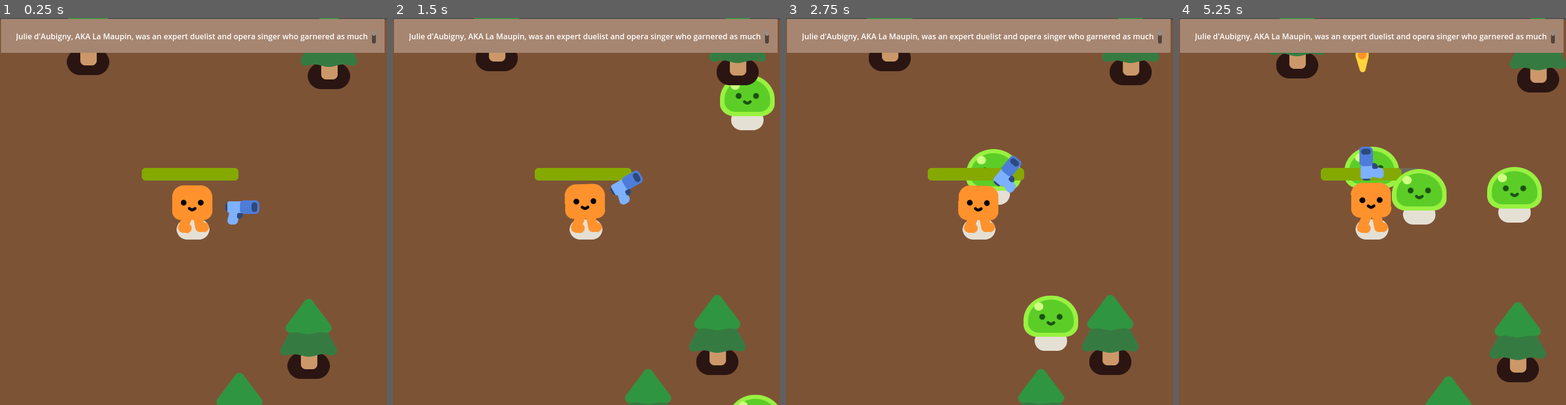
Above: before the commit, frames 1-4 (left to right).
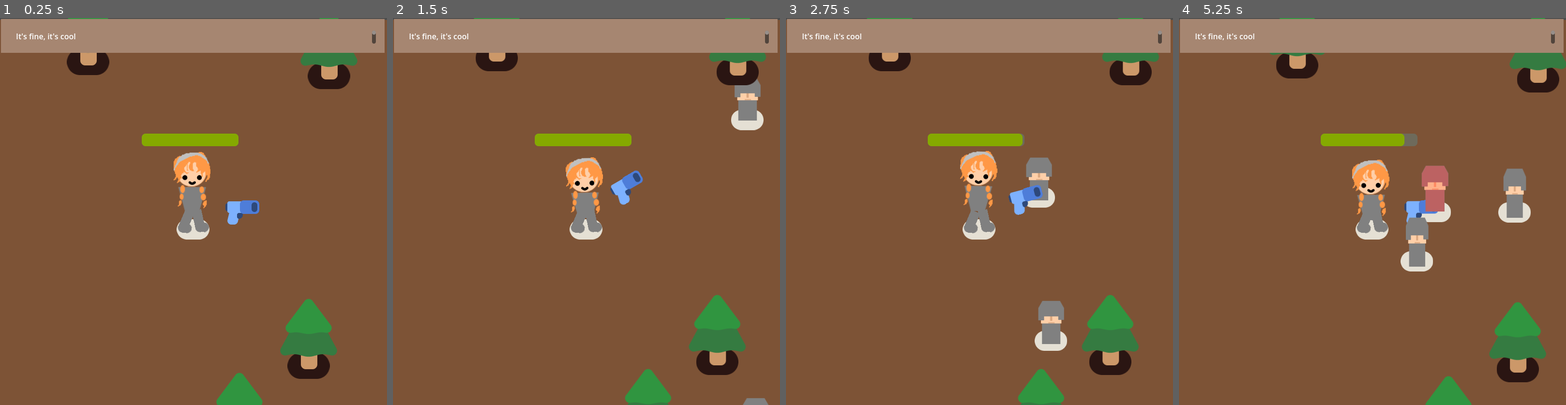
Above: after the commit, the same moments.

Repository: Ihmayor/journey_of_godot
Game: Godot game, scene res://SurvivorGame.tscn
Same seed, same stepped clock (60 frames per second), same inputs: the game is played once before the commit and once after it.
Inputs (mouse positions are in pixels of both pictures, inside the frame that each line leads up to):
- Up to frame 1 (0.25 s): no input
- Up to frame 2 (1.5 s): tap Enter at 0.5, 0.6 s; move the mouse to (671, 192) at 0.52 s; move the mouse to (509, 230) at 1.27 s; right-click (509, 230) at 1.35 s
- Up to frame 3 (2.75 s): tap Enter at 1.55, 2.3 s; move the mouse to (1018, 126) at 2.02 s; press the mouse at (1018, 126) at 2.03 s
- Up to frame 4 (5.25 s): move the mouse to (1353, 288) at 2.77 s; release the mouse at (1353, 288) at 2.78 s; tap Enter at 2.85, 3.6, 4.55 s; move the mouse to (1488, 269) at 3.52 s; move the mouse to (1256, 153) at 4.27 s; right-click (1256, 153) at 4.35 s; move the mouse to (1391, 211) at 5.02 s; press the mouse at (1391, 211) at 5.03 s

The runs differ from the first frame. In frame 1, 3.6% of the frame differs, in the area x 4-98%, y 4-56%; in frame 2, 4.9%; in frame 3, 6.6%; in frame 4, 8.0%, in the area x 4-98%, y 4-66%.

Commit message:
Corrected some update logic in health bar. Added lyrics instead of bio

Diff:
--- a/characters/happy_boo/happy_boo.tscn
+++ b/characters/happy_boo/happy_boo.tscn
@@ -3,9 +3,9 @@
 [ext_resource type="Script" path="res://characters/happy_boo/happy_boo.gd" id="1_kg7lb"]
 [ext_resource type="Texture2D" uid="uid://b7rhtttevhxtj" path="res://characters/ground_shadow.png" id="2_62bos"]
 [ext_resource type="Texture2D" uid="uid://ng8e5ot0dtpd" path="res://characters/happy_boo/square_foot.png" id="3_186qq"]
+[ext_resource type="Texture2D" uid="uid://bhx8p244rfgko" path="res://Roan.png" id="3_nqxat"]
 [ext_resource type="Texture2D" uid="uid://dhapxq8y8ow57" path="res://characters/happy_boo/square_lower_leg.png" id="4_plnsd"]
 [ext_resource type="Texture2D" uid="uid://qmqpm6asge1i" path="res://characters/happy_boo/square_upper_leg.png" id="5_q2t1e"]
-[ext_resource type="Texture2D" uid="uid://cksiu5gst6fmp" path="res://characters/happy_boo/square_body.png" id="6_w3ck4"]
 [ext_resource type="Texture2D" uid="uid://cvs0lh814pk7h" path="res://characters/happy_boo/square_face.png" id="7_h5h8s"]
 
 [sub_resource type="Animation" id="Animation_hed62"]
@@ -157,7 +157,7 @@
 tracks/12/type = "value"
 tracks/12/imported = false
 tracks/12/enabled = true
-tracks/12/path = NodePath("Colorizer/SquareBody:position")
+tracks/12/path = NodePath("SquareBody:position")
 tracks/12/interp = 1
 tracks/12/loop_wrap = true
 tracks/12/keys = {
@@ -169,7 +169,7 @@
 tracks/13/type = "value"
 tracks/13/imported = false
 tracks/13/enabled = true
-tracks/13/path = NodePath("Colorizer/SquareBody:rotation")
+tracks/13/path = NodePath("SquareBody:rotation")
 tracks/13/interp = 1
 tracks/13/loop_wrap = true
 tracks/13/keys = {
@@ -181,7 +181,7 @@
 tracks/14/type = "value"
 tracks/14/imported = false
 tracks/14/enabled = true
-tracks/14/path = NodePath("Colorizer/SquareBody/SquareFace:position")
+tracks/14/path = NodePath("SquareBody/SquareFace:position")
 tracks/14/interp = 1
 tracks/14/loop_wrap = true
 tracks/14/keys = {
@@ -193,7 +193,7 @@
 tracks/15/type = "value"
 tracks/15/imported = false
 tracks/15/enabled = true
-tracks/15/path = NodePath("Colorizer/SquareBody/SquareFace:rotation")
+tracks/15/path = NodePath("SquareBody/SquareFace:rotation")
 tracks/15/interp = 1
 tracks/15/loop_wrap = true
 tracks/15/keys = {
@@ -353,19 +353,19 @@
 tracks/12/type = "value"
 tracks/12/imported = false
 tracks/12/enabled = true
-tracks/12/path = NodePath("Colorizer/SquareBody:position")
+tracks/12/path = NodePath("SquareBody:position")
 tracks/12/interp = 1
 tracks/12/loop_wrap = true
 tracks/12/keys = {
-"times": PackedFloat32Array(0, 0.4, 0.8),
-"transitions": PackedFloat32Array(0.466516, 0.189465, 1),
-"update": 0,
-"values": [Vector2(-1.73067, -36.6061), Vector2(-1.731, -32), Vector2(-1.731, -38)]
+"times": PackedFloat32Array(0, 0.433333),
+"transitions": PackedFloat32Array(0.466516, 0.189465),
+"update": 0,
+"values": [Vector2(-1.731, -50), Vector2(-1.731, -70)]
 }
 tracks/13/type = "value"
 tracks/13/imported = false
 tracks/13/enabled = true
-tracks/13/path = NodePath("Colorizer/SquareBody:rotation")
+tracks/13/path = NodePath("SquareBody:rotation")
 tracks/13/interp = 1
 tracks/13/loop_wrap = true
 tracks/13/keys = {
@@ -377,19 +377,19 @@
 tracks/14/type = "value"
 tracks/14/imported = false
 tracks/14/enabled = true
-tracks/14/path = NodePath("Colorizer/SquareBody/SquareFace:position")
+tracks/14/path = NodePath("SquareBody/SquareFace:position")
 tracks/14/interp = 1
 tracks/14/loop_wrap = true
 tracks/14/keys = {
 "times": PackedFloat32Array(0),
 "transitions": PackedFloat32Array(1),
 "update": 0,
-"values": [Vector2(0, -17)]
+"values": [Vector2(0, -26.265)]
 }
 tracks/15/type = "value"
 tracks/15/imported = false
 tracks/15/enabled = true
-tracks/15/path = NodePath("Colorizer/SquareBody/SquareFace:rotation")
+tracks/15/path = NodePath("SquareBody/SquareFace:rotation")
 tracks/15/interp = 1
 tracks/15/loop_wrap = true
 tracks/15/keys = {
@@ -551,19 +551,19 @@
 tracks/12/type = "value"
 tracks/12/imported = false
 tracks/12/enabled = true
-tracks/12/path = NodePath("Colorizer/SquareBody:position")
+tracks/12/path = NodePath("SquareBody:position")
 tracks/12/interp = 1
 tracks/12/loop_wrap = true
 tracks/12/keys = {
 "times": PackedFloat32Array(0),
 "transitions": PackedFloat32Array(1),
 "update": 0,
-"values": [Vector2(-1.73067, -36.6061)]
+"values": [Vector2(-1.731, -50)]
 }
 tracks/13/type = "value"
 tracks/13/imported = false
 tracks/13/enabled = true
-tracks/13/path = NodePath("Colorizer/SquareBody:rotation")
+tracks/13/path = NodePath("SquareBody:rotation")
 tracks/13/interp = 1
 tracks/13/loop_wrap = true
 tracks/13/keys = {
@@ -598,8 +598,20 @@
 texture = ExtResource("2_62bos")
 metadata/_edit_lock_ = true
 
+[node name="SquareBody" type="Sprite2D" parent="."]
+position = Vector2(-1.73067, -36.6061)
+rotation = -0.0250386
+scale = Vector2(1.36339, 1.37179)
+texture = ExtResource("3_nqxat")
+offset = Vector2(0, -23)
+
+[node name="SquareFace" type="Sprite2D" parent="SquareBody"]
+position = Vector2(0, -17)
+scale = Vector2(0.609606, 0.609606)
+texture = ExtResource("7_h5h8s")
+
 [node name="Colorizer" type="Node2D" parent="."]
-modulate = Color(1, 0.572549, 0.176471, 1)
+modulate = Color(0.501961, 0.501961, 0.501961, 1)
 
 [node name="SquareUpperLegL" type="Sprite2D" parent="Colorizer"]
 position = Vector2(-10.6303, -27.3998)
@@ -637,15 +649,3 @@
 rotation = -2.92296
 texture = ExtResource("3_186qq")
 offset = Vector2(-4, 0)
-
-[node name="SquareBody" type="Sprite2D" parent="Colorizer"]
-position = Vector2(-1.73067, -36.6061)
-rotation = -0.0250386
-scale = Vector2(0.9842, 0.990263)
-texture = ExtResource("6_w3ck4")
-offset = Vector2(0, -23)
-
-[node name="SquareFace" type="Sprite2D" parent="Colorizer/SquareBody"]
-position = Vector2(0, -17)
-texture = ExtResource("7_h5h8s")
-metadata/_edit_lock_ = true
--- a/characters/slime/slime.tscn
+++ b/characters/slime/slime.tscn
@@ -1,11 +1,9 @@
-[gd_scene load_steps=12 format=3 uid="uid://ogik4s70pgwl"]
-
-[ext_resource type="Texture2D" uid="uid://dvgfmy6vtvjji" path="res://characters/slime/slime_body.png" id="1_3j35h"]
+[gd_scene load_steps=10 format=3 uid="uid://ogik4s70pgwl"]
+
 [ext_resource type="Script" path="res://characters/slime/slime.gd" id="1_87y5x"]
 [ext_resource type="Texture2D" uid="uid://b7rhtttevhxtj" path="res://characters/ground_shadow.png" id="1_cq7ej"]
-[ext_resource type="Texture2D" uid="uid://c078jrp2yvc4s" path="res://characters/slime/slime_face.png" id="2_ygydt"]
-[ext_resource type="Texture2D" uid="uid://btbxea1f3vwot" path="res://characters/slime/slime_body_hurt.png" id="4_0qu0c"]
-[ext_resource type="Texture2D" uid="uid://cai2ijnbypqtr" path="res://characters/slime/slime_hurt_eyes.png" id="4_hi70h"]
+[ext_resource type="Texture2D" uid="uid://bttcejcha64d5" path="res://knight.png" id="3_wywnx"]
+[ext_resource type="Texture2D" uid="uid://c7g533juakk3h" path="res://knight_Hurt.png" id="4_phx8c"]
 
 [sub_resource type="Animation" id="Animation_y4lve"]
 length = 0.001
@@ -48,75 +46,51 @@
 tracks/3/type = "value"
 tracks/3/imported = false
 tracks/3/enabled = true
-tracks/3/path = NodePath("Anchor/Face/SlimeFace:texture")
+tracks/3/path = NodePath("Anchor:scale")
 tracks/3/interp = 1
 tracks/3/loop_wrap = true
 tracks/3/keys = {
 "times": PackedFloat32Array(0),
 "transitions": PackedFloat32Array(1),
-"update": 1,
-"values": [ExtResource("2_ygydt")]
-}
-tracks/4/type = "value"
-tracks/4/imported = false
-tracks/4/enabled = true
-tracks/4/path = NodePath("Anchor:scale")
-tracks/4/interp = 1
-tracks/4/loop_wrap = true
-tracks/4/keys = {
-"times": PackedFloat32Array(0),
-"transitions": PackedFloat32Array(1),
 "update": 0,
 "values": [Vector2(1, 1)]
 }
 
 [sub_resource type="Animation" id="Animation_lu163"]
 resource_name = "hurt"
-length = 0.2
-tracks/0/type = "value"
-tracks/0/imported = false
-tracks/0/enabled = true
-tracks/0/path = NodePath("Anchor/Face/SlimeFace:texture")
-tracks/0/interp = 1
-tracks/0/loop_wrap = true
-tracks/0/keys = {
-"times": PackedFloat32Array(0, 0.2),
+length = 0.3
+tracks/0/type = "value"
+tracks/0/imported = false
+tracks/0/enabled = true
+tracks/0/path = NodePath("Anchor/Face:position:y")
+tracks/0/interp = 1
+tracks/0/loop_wrap = true
+tracks/0/keys = {
+"times": PackedFloat32Array(0, 0.166667),
 "transitions": PackedFloat32Array(1, 1),
-"update": 1,
-"values": [ExtResource("4_hi70h"), ExtResource("2_ygydt")]
-}
-tracks/1/type = "value"
-tracks/1/imported = false
-tracks/1/enabled = true
-tracks/1/path = NodePath("Anchor/Face:position:y")
+"update": 0,
+"values": [-25.0, -35.0]
+}
+tracks/1/type = "value"
+tracks/1/imported = false
+tracks/1/enabled = true
+tracks/1/path = NodePath("Anchor:scale")
 tracks/1/interp = 1
 tracks/1/loop_wrap = true
 tracks/1/keys = {
-"times": PackedFloat32Array(0, 0.1),
-"transitions": PackedFloat32Array(1, 1),
-"update": 0,
-"values": [-25.0, -35.0]
-}
-tracks/2/type = "value"
-tracks/2/imported = false
-tracks/2/enabled = true
-tracks/2/path = NodePath("Anchor:scale")
-tracks/2/interp = 1
-tracks/2/loop_wrap = true
-tracks/2/keys = {
 "times": PackedFloat32Array(0, 0.1, 0.2),
 "transitions": PackedFloat32Array(-2, -2, -2),
 "update": 0,
 "values": [Vector2(1, 1), Vector2(1.2, 1.2), Vector2(1, 1)]
 }
-tracks/3/type = "value"
-tracks/3/imported = false
-tracks/3/enabled = true
-tracks/3/path = NodePath("Anchor/SlimeBody/SlimeBodyHurt:modulate:a")
-tracks/3/interp = 1
-tracks/3/loop_wrap = true
-tracks/3/keys = {
-"times": PackedFloat32Array(0, 0.1, 0.2),
+tracks/2/type = "value"
+tracks/2/imported = false
+tracks/2/enabled = true
+tracks/2/path = NodePath("Anchor/SlimeBody/SlimeBodyHurt:modulate:a")
+tracks/2/interp = 1
+tracks/2/loop_wrap = true
+tracks/2/keys = {
+"times": PackedFloat32Array(0, 0.166667, 0.266667),
 "transitions": PackedFloat32Array(1, -2, 1),
 "update": 0,
 "values": [0.0, 1.0, 0.0]
@@ -224,19 +198,16 @@
 [node name="Anchor" type="Marker2D" parent="."]
 
 [node name="SlimeBody" type="Sprite2D" parent="Anchor"]
-texture = ExtResource("1_3j35h")
+texture = ExtResource("3_wywnx")
 offset = Vector2(0, -36)
 
 [node name="SlimeBodyHurt" type="Sprite2D" parent="Anchor/SlimeBody"]
 modulate = Color(1, 1, 1, 0)
-texture = ExtResource("4_0qu0c")
+texture = ExtResource("4_phx8c")
 offset = Vector2(0, -36)
 
 [node name="Face" type="Marker2D" parent="Anchor"]
 position = Vector2(0, -25)
-
-[node name="SlimeFace" type="Sprite2D" parent="Anchor/Face"]
-texture = ExtResource("2_ygydt")
 
 [node name="AnimationPlayer" type="AnimationPlayer" parent="."]
 unique_name_in_owner = true
--- a/letter_scroll.gd
+++ b/letter_scroll.gd
@@ -30,9 +30,11 @@
 		var input_char = null
 		if unicode > 20 and unicode < 40_000: #Filters out control characters
 			input_char = String.chr(unicode)
+		elif event.keycode == KEY_ENTER:
+			input_char = "\n"
 		else:
 			return
-
+		input_char = handle_special_characters(input_char, has_shift)
 		if current_letter_index == -1:
 			start_typing(input_char)
 			return
@@ -41,7 +43,7 @@
 		var next_character = prompt.substr(current_letter_index, 1)
 
 		if input_char == next_character:
-			if next_character == " ":
+			if next_character == " " or next_character == "/n":
 				finish_word.emit()
 			current_letter_index += 1
 			%LetterContents.set_next_character(current_letter_index)
--- a/letter_scroll.tscn
+++ b/letter_scroll.tscn
@@ -23,4 +23,50 @@
 offset_bottom = 51.0
 theme = SubResource("Theme_ls2om")
 bbcode_enabled = true
-text = "Julie d'Aubigny, AKA La Maupin, was an expert duelist and opera singer who garnered as much fame from her scandalous affairs as she did from her performances. She went on the run from the law with an assistant fencing master, posed as postulant to break a female lover out of a convent using the dead body of a nun as a prop in the scheme, and once dueled three men in a row who challenged her after she kissed a woman at a ball. She defeated, and perhaps killed, all three of them. She would beat any man who threatened her or her fellow opera stars, and apparently had extraordinary powers of memory, as she could memorize an opera script in rapid order."
+text = "It's fine, it's cool
+You can say that we are nothing, but you know the truth
+And guess I'm the fool
+With her arms out like an angel through the car sunroof
+I don't wanna call it off
+But you don't wanna call it love
+You only wanna be the one that I call \"baby\"
+You can kiss a hundred boys in bars
+Shoot another shot, try to stop the feeling
+You can say it's just the way you are
+Make a new excuse, another stupid reason
+Good luck, babe (well, good luck), well, good luck, babe (well, good luck)
+You'd have to stop the world just to stop the feeling
+Good luck, babe (well, good luck), well, good luck, babe (well, good luck)
+You'd have to stop the world just to stop the feeling
+I'm cliché, who cares?
+It's a sexually explicit kind of love affair
+And I cry, it's not fair
+I just need a little lovin', I just need a little air
+Think I'm gonna call it off
+Even if you call it love
+I just wanna love someone who calls me \"baby\"
+You can kiss a hundred boys in bars
+Shoot another shot, try to stop the feeling
+You can say it's just the way you are
+Make a new excuse, another stupid reason
+Good luck, babe (well, good luck), well, good luck, babe (well, good luck)
+You'd have to stop the world just to stop the feeling
+Good luck, babe (well, good luck), well, good luck, babe (well, good luck)
+You'd have to stop the world just to stop the feeling
+When you wake up next to him in the middle of the night
+With your head in your hands, you're nothing more than his wife
+And when you think about me, all of those years ago
+You're standing face to face with \"I told you so\"
+You know I hate to say, \"I told you so\"
+You know I hate to say, but, I told you so
+You can kiss a hundred boys in bars
+Shoot another shot, try to stop the feeling (well, I told you so)
+You can say it's just the way you are
+Make a new excuse, another stupid reason
+Good luck, babe (well, good luck), well, good luck, babe (well, good luck)
+You'd have to stop the world just to stop the feeling
+Good luck, babe (well, good luck), well, good luck, babe (well, good luck)
+You'd have to stop the world just to stop the feeling
+You'd have to stop the world just to stop the feeling
+You'd have to stop the world just to stop the feeling
+You'd have to stop the world just to stop the feeling"
--- a/mob.gd
+++ b/mob.gd
@@ -2,7 +2,7 @@
 
 @onready var player = get_node("/root/Game/PlayerCharacter")
 
-var health = 3
+var health = 5
 
 func _ready():
 	%Slime.play_walk()
@@ -12,7 +12,6 @@
 		return
 	var direction = global_position.direction_to(player.get_global_position())
 	velocity = direction * 300.0
-	%Slime.play_walk()
 	move_and_slide()
 
 
--- a/pistol.tscn
+++ b/pistol.tscn
@@ -7,7 +7,6 @@
 radius = 389.401
 
 [node name="Crossbow" type="Area2D"]
-collision_layer = 2
 collision_mask = 2
 script = ExtResource("1_4kf7o")
 
--- a/player.gd
+++ b/player.gd
@@ -53,3 +53,6 @@
 	const HEAL_RATE = 8.0
 	if health < MAX_HEALTH:
 		health += HEAL_RATE
+	else:
+		health = MAX_HEALTH
+	%ProgressBar.value = health
--- a/player.tscn
+++ b/player.tscn
@@ -5,10 +5,10 @@
 [ext_resource type="PackedScene" uid="uid://blrruhk75c6rk" path="res://pistol.tscn" id="3_fnqnf"]
 
 [sub_resource type="CircleShape2D" id="CircleShape2D_jsu2e"]
-radius = 38.1182
+radius = 75.06
 
 [sub_resource type="CircleShape2D" id="CircleShape2D_3228p"]
-radius = 42.0119
+radius = 77.0065
 
 [sub_resource type="StyleBoxFlat" id="StyleBoxFlat_1wcfw"]
 bg_color = Color(0.43, 0.416598, 0.3569, 1)
@@ -32,7 +32,7 @@
 position = Vector2(-1, 37)
 
 [node name="CollisionShape2D" type="CollisionShape2D" parent="."]
-position = Vector2(-1, 24)
+position = Vector2(0, -16)
 shape = SubResource("CircleShape2D_jsu2e")
 
 [node name="Camera2D" type="Camera2D" parent="."]
@@ -46,16 +46,16 @@
 
 [node name="CollisionShape2D" type="CollisionShape2D" parent="DamageBox"]
 visibility_layer = 3
-position = Vector2(-1, 24)
+position = Vector2(-1, -18)
 shape = SubResource("CircleShape2D_3228p")
 debug_color = Color(0.941358, 8.18223e-06, 0.610951, 0.42)
 
 [node name="ProgressBar" type="ProgressBar" parent="."]
 unique_name_in_owner = true
 offset_left = -107.0
-offset_top = -90.0
+offset_top = -161.0
 offset_right = 93.0
-offset_bottom = -64.0
+offset_bottom = -135.0
 theme_override_styles/background = SubResource("StyleBoxFlat_1wcfw")
 theme_override_styles/fill = SubResource("StyleBoxFlat_voyt3")
 value = 100.0
Binary file added: knight_Hurt.png
Not shown, added: knight_Hurt.png.import
